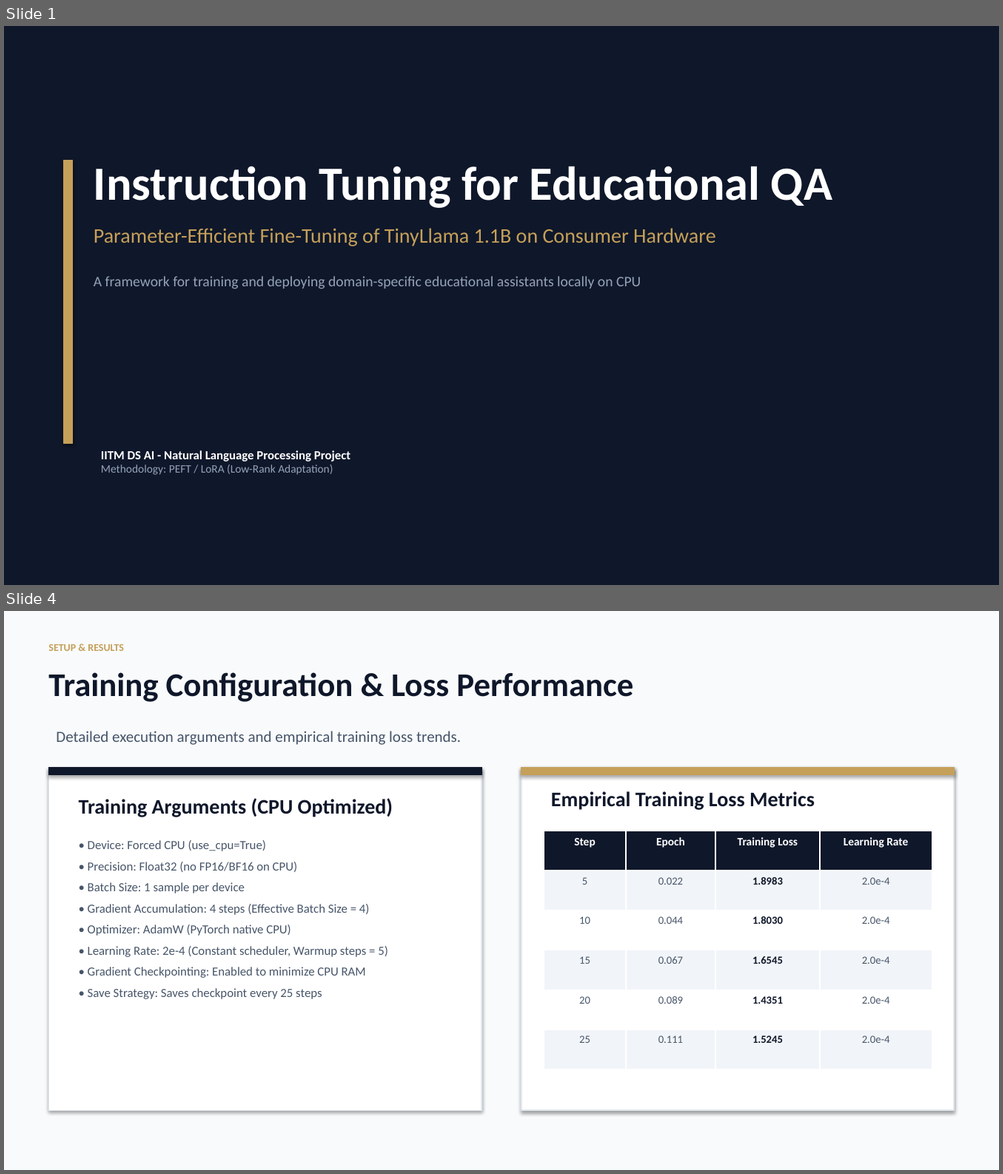
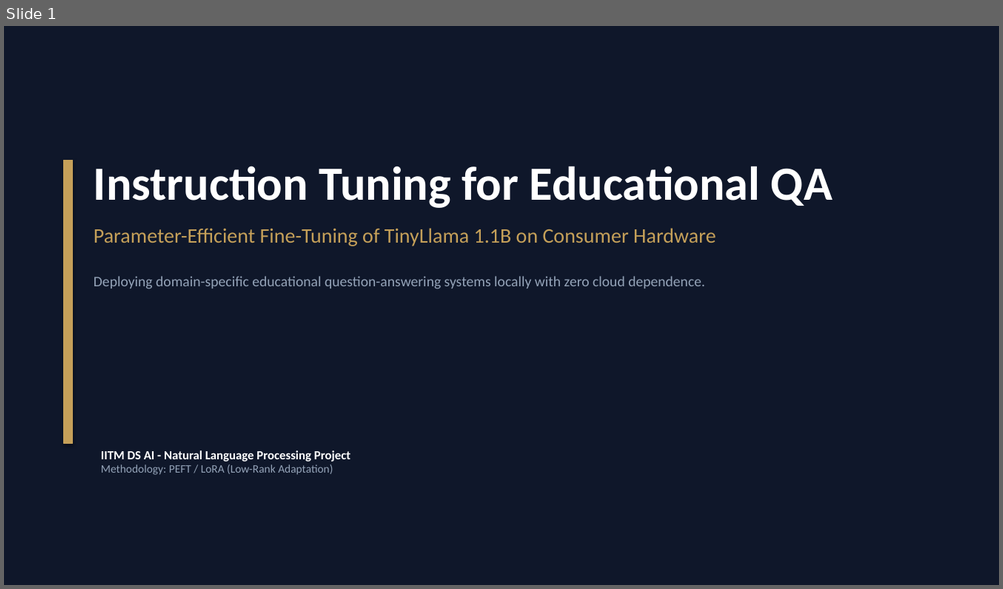
Before and after one commit to deweshai-star/Instruction-Tuning-for-Educational-QA, a slide deck: Instruction Tuning for Educational QA.pptx. Shown one above the other, each under a label of ours: slides 1 and 4 before the commit, slide 1 after it; the slides between them are not shown. The pictures are 1003x1174 and 1003x589 pixels, drawn with LibreOffice and Linux fonts; fonts in the diff are those of the drawing. Boxes give left, top, right and bottom in pixels: in the first picture for what was removed or moved away, otherwise in the second. Text is boxed around its words. In the diff, an @@ line names an element or a change of style, - is before the commit and + after.

```diff
--- a/Instruction Tuning for Educational QA.pptx
+++ b/Instruction Tuning for Educational QA.pptx
@@ slide 4 removed at [4, 611, 999, 1170], background #F8FAFC @@
@@ text removed at [48, 644, 124, 651] @@
-SETUP & RESULTS
@@ text removed at [48, 672, 633, 702] @@
-Training Configuration & Loss Performance
@@ text removed at [56, 731, 461, 745] @@
-Detailed execution arguments and empirical training loss trends.
@@ rectangle removed at [48, 768, 481, 1111] @@
@@ rectangle removed at [48, 768, 481, 775] @@
@@ rectangle removed at [521, 768, 954, 1111] @@
@@ rectangle removed at [521, 768, 954, 775] @@
@@ text removed at [79, 798, 392, 999] @@
-Training Arguments (CPU Optimized)
-• Device: Forced CPU (use_cpu=True)
-• Precision: Float32 (no FP16/BF16 on CPU)
-• Batch Size: 1 sample per device
-• Gradient Accumulation: 4 steps (Effective Batch Size = 4)
-• Optimizer: AdamW (PyTorch native CPU)
-• Learning Rate: 2e-4 (Constant scheduler, Warmup steps = 5)
-• Gradient Checkpointing: Enabled to minimize CPU RAM
-• Save Strategy: Saves checkpoint every 25 steps
@@ text removed at [551, 792, 814, 810] @@
-Empirical Training Loss Metrics
@@ table removed at [543, 831, 931, 1070], 6 rows, 4 columns @@
-Step | Epoch | Training Loss | Learning Rate
-5 | 0.022 | 1.8983 | 2.0e-4
-10 | 0.044 | 1.8030 | 2.0e-4
-15 | 0.067 | 1.6545 | 2.0e-4
-20 | 0.089 | 1.4351 | 2.0e-4
-25 | 0.111 | 1.5245 | 2.0e-4
@@ slide 1 changed as well @@
@@ text at [94, 276, 705, 289]: text changed @@
-A framework for training and deploying domain-specific educational assistants locally on CPU
+Deploying domain-specific educational question-answering systems locally with zero cloud dependence.
```
Also in this commit, not shown: 1 other slide changed, 6 slides added, 2 other slides removed, 2 other files.
